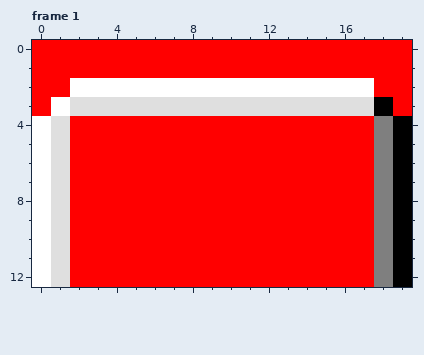
Two versions of one pixel-art file, project/raw_assets/source/ui/win32_tabs.ase. This is how it looked before the edit.
20x13 pixels, 2 frames. Shown: frame 1.
Once edited:
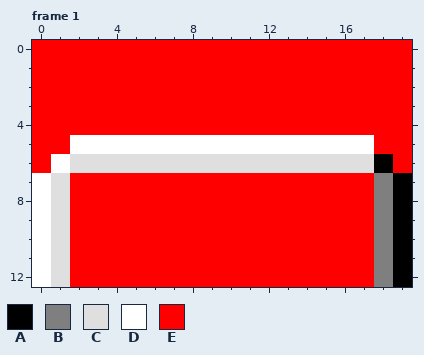
Palette (. is transparent): A #000000  B #7f7f7f  C #dfdfdf  D #ffffff  E #ff0000
Commit message: finished tab ui element!!
What changed:
--- frame 1, layer "Layer 1"
@@ x 0..19 @@
  1 EEEEEEEEEEEEEEEEEEEE
- 2 EEDDDDDDDDDDDDDDDDEE
- 3 EDCCCCCCCCCCCCCCCCAE
- 4 DCEEEEEEEEEEEEEEEEBA
- 5 DCEEEEEEEEEEEEEEEEBA
- 6 DCEEEEEEEEEEEEEEEEBA
+ 2 EEEEEEEEEEEEEEEEEEEE
+ 3 EEEEEEEEEEEEEEEEEEEE
+ 4 EEEEEEEEEEEEEEEEEEEE
+ 5 EEDDDDDDDDDDDDDDDDEE
+ 6 EDCCCCCCCCCCCCCCCCAE
  7 DCEEEEEEEEEEEEEEEEBA
Changed places in both pictures, as pixel boxes (x1, y1, x2, y2):
changed: (32, 78, 412, 173)
